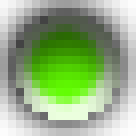
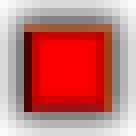
Before/after of a 136×136 layered artwork. What changed in the layer stack:
removed group "Green" (1 layers) over (16, 16, 120, 120)
removed layer "Layer 6 copy 3" from group "Green" over (16, 16, 120, 120)
removed group "Old" (11 layers) over (0, 0, 136, 136)
renamed "Shape 1 copy" to "Layer 2", showed it, moved it out of group "OldRed", painted on it, unmasked it over (16, 16, 120, 120)
